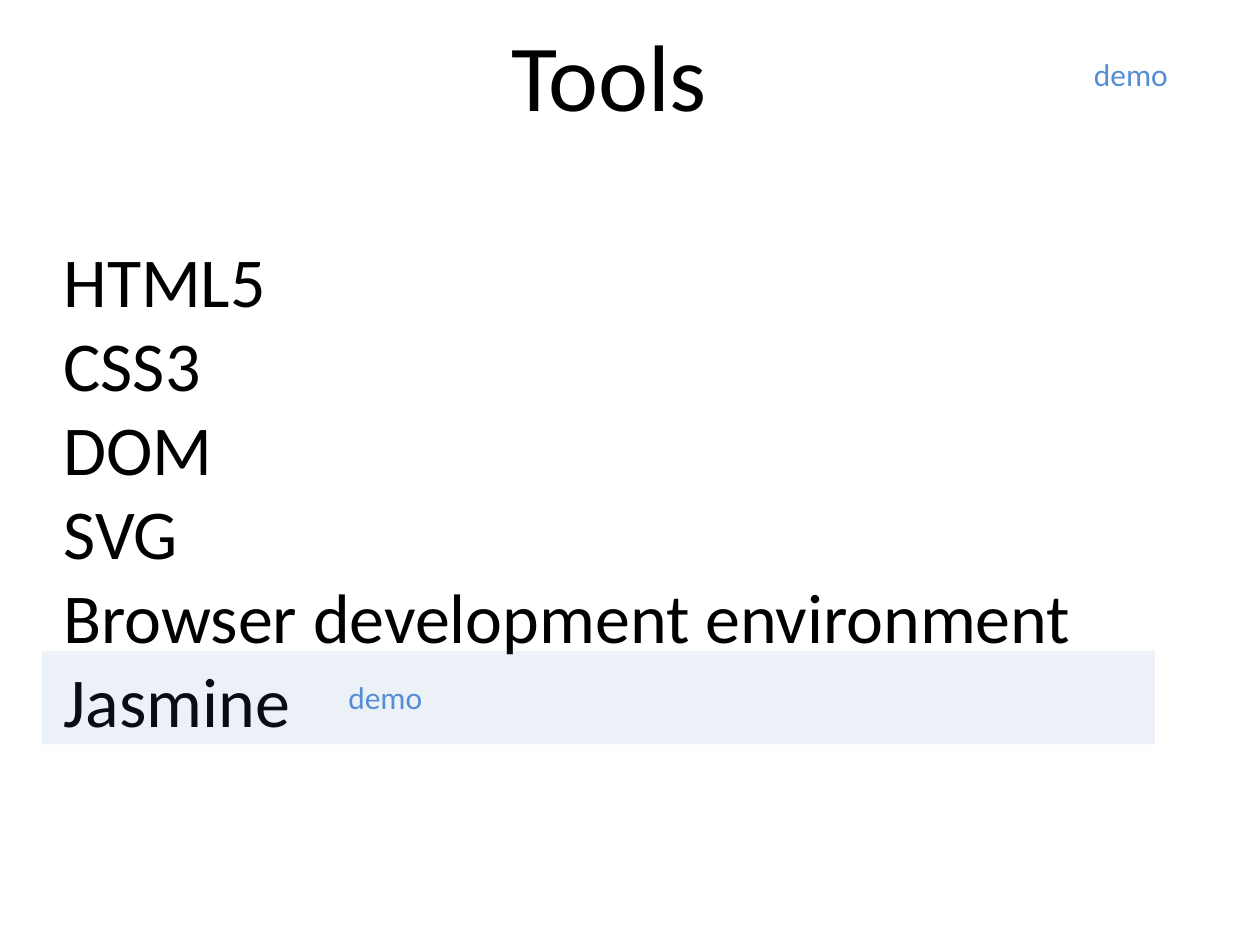
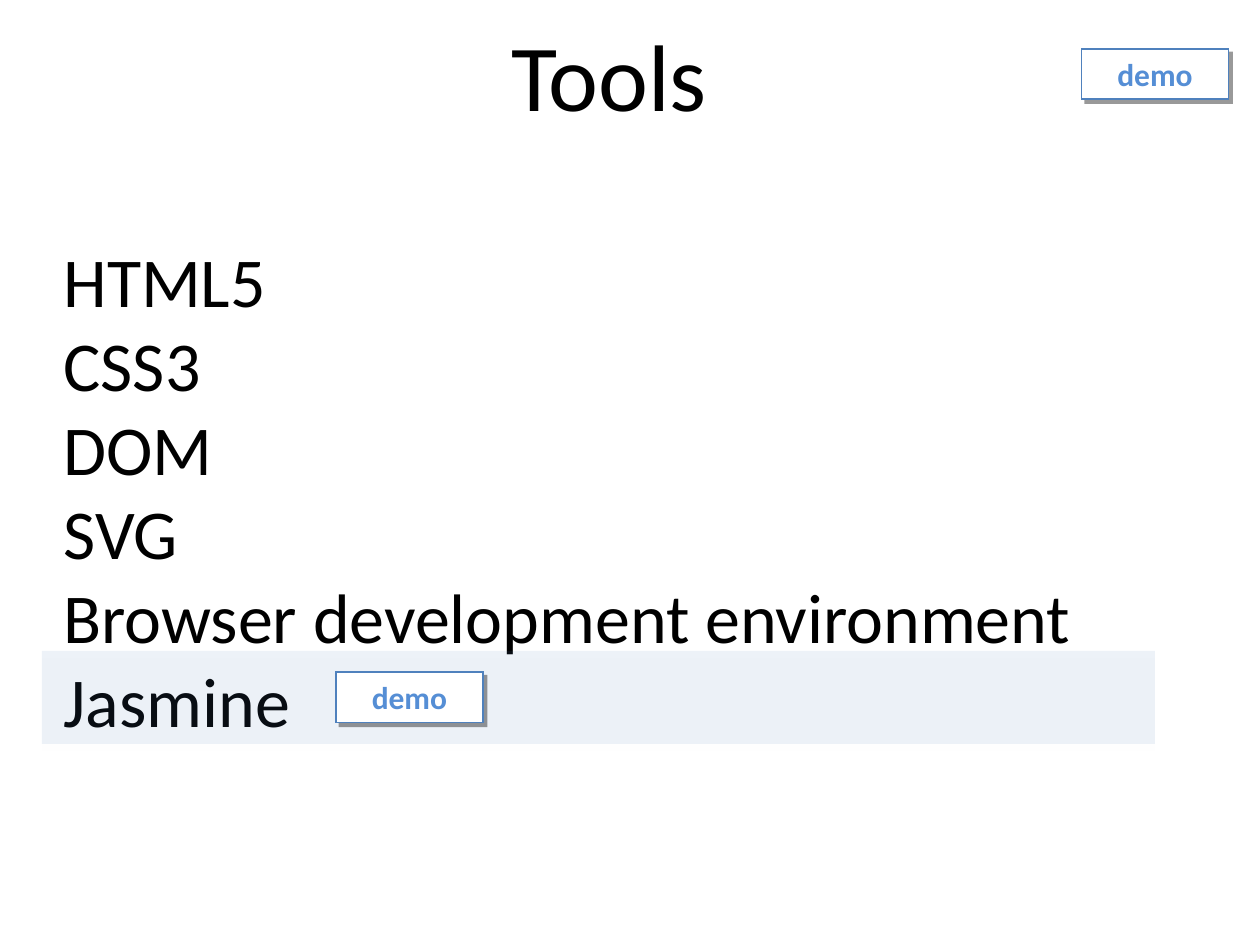
Before and after one commit to benralexander/lv, a slide deck: slide 18 of myD3_latest_c.ppt. Drawn at 1260x945 pixels with LibreOffice and Linux fonts; fonts in the diff are those of the drawing. Boxes give left, top, right and bottom in pixels: in the first picture for what was removed or moved away, otherwise in the second. Text is boxed around its words. In the diff, an @@ line names an element or a change of style, - is before the commit and + after.

```diff
--- a/myD3_latest_c.ppt
+++ b/myD3_latest_c.ppt
@@ rectangle "demo": place and size @@
-rectangle "demo" at (1094,64,1168,86)
+rectangle "demo" at (1081,49,1228,100)
@@ rectangle "demo" at (1081,49,1228,100): bold on; alignment left to centre; fill none to #FFFFFF; outline none to #4F81BD 0.99 pt; shadow on @@
@@ rectangle "demo": place and size @@
-rectangle "demo" at (348,687,422,709)
+rectangle "demo" at (336,672,484,722)
@@ rectangle "demo" at (336,672,484,722): bold on; alignment left to centre; fill none to #FFFFFF; outline none to #4F81BD 0.99 pt; shadow on @@
```
Also in this commit, not shown: 17 other slides changed, 2 slides added, 1 slide removed, 3 other files.
